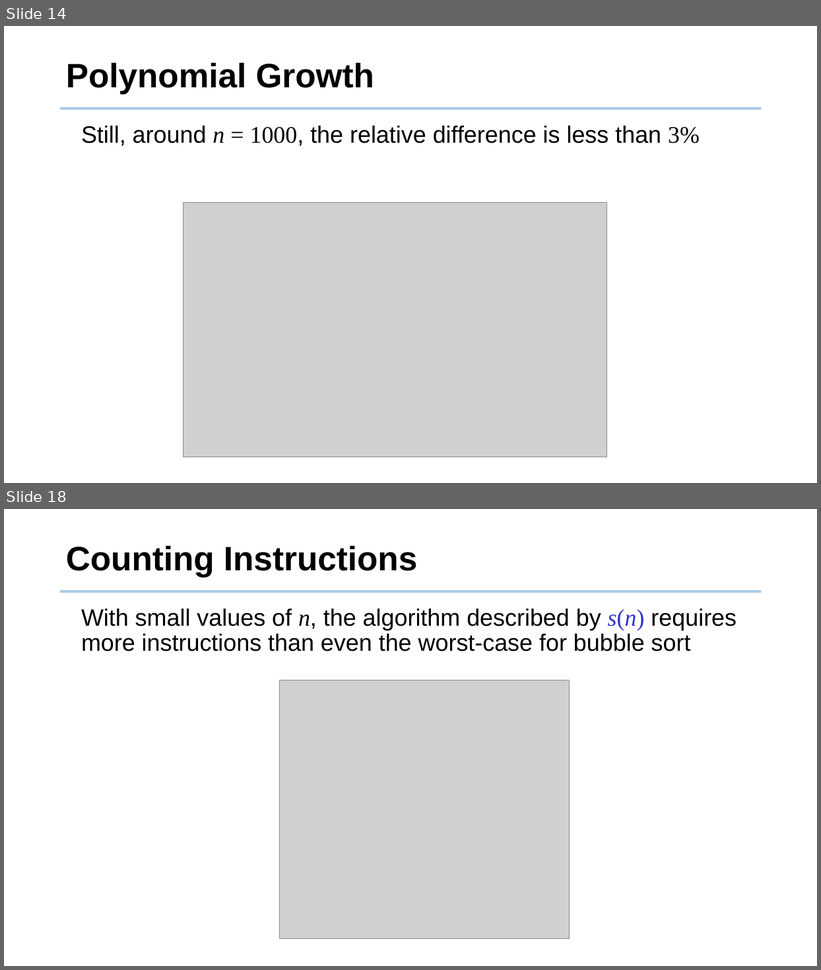
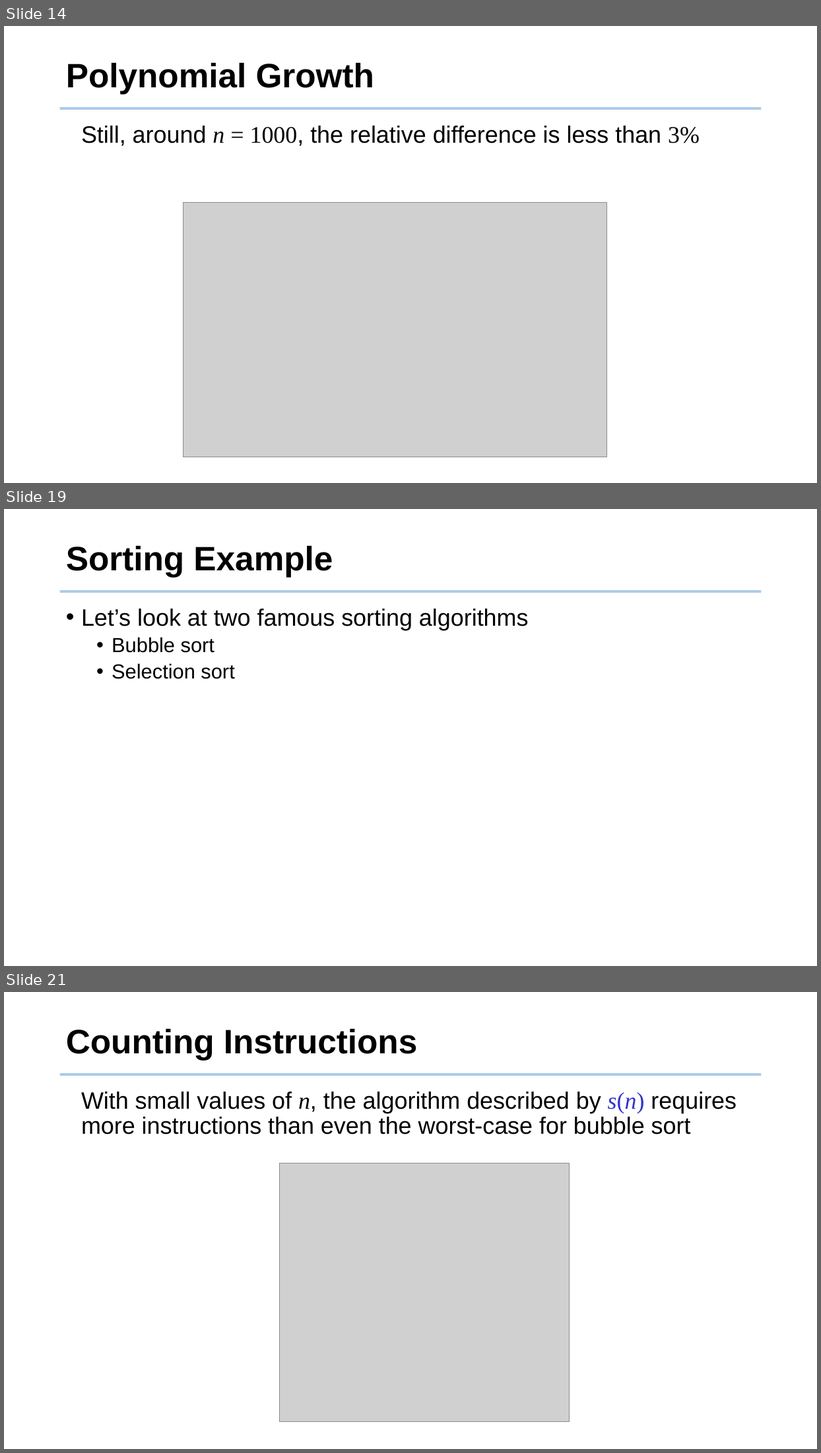
Before and after one commit to tsung-wei-huang/cs2420, a slide deck: slides/asymptotic_analysis.pptx. Shown one above the other, each under a label of ours: slides 14 and 18 before the commit, slides 14, 19 and 21 after it; the slides between them are not shown. The pictures are 821x970 and 821x1453 pixels, drawn with LibreOffice and Linux fonts; fonts in the diff are those of the drawing; grey boxes stand for pictures; background and template pictures are left out. Boxes give left, top, right and bottom in pixels: in the first picture for what was removed or moved away, otherwise in the second. Text is boxed around its words. In the diff, an @@ line names an element or a change of style, - is before the commit and + after.

```diff
--- a/slides/asymptotic_analysis.pptx
+++ b/slides/asymptotic_analysis.pptx
@@ slide 19 added at (x1=4, y1=509, x2=817, y2=966), background #FFFFFF; not listed: 1 template element that a slide beside it also shows @@
@@ title added at (x1=66, y1=545, x2=333, y2=577), 40 pt, text #000000, bold @@
+Sorting Example
@@ text added at (x1=81, y1=609, x2=529, y2=679), 28 pt, text #000000 @@
+• Let’s look at two famous sorting algorithms
+  • Bubble sort
+  • Selection sort
@@ what was slide 18 is now slide 21 @@
```
Also in this commit, not shown: 9 slides changed, 3 other slides added, 2 other files.
